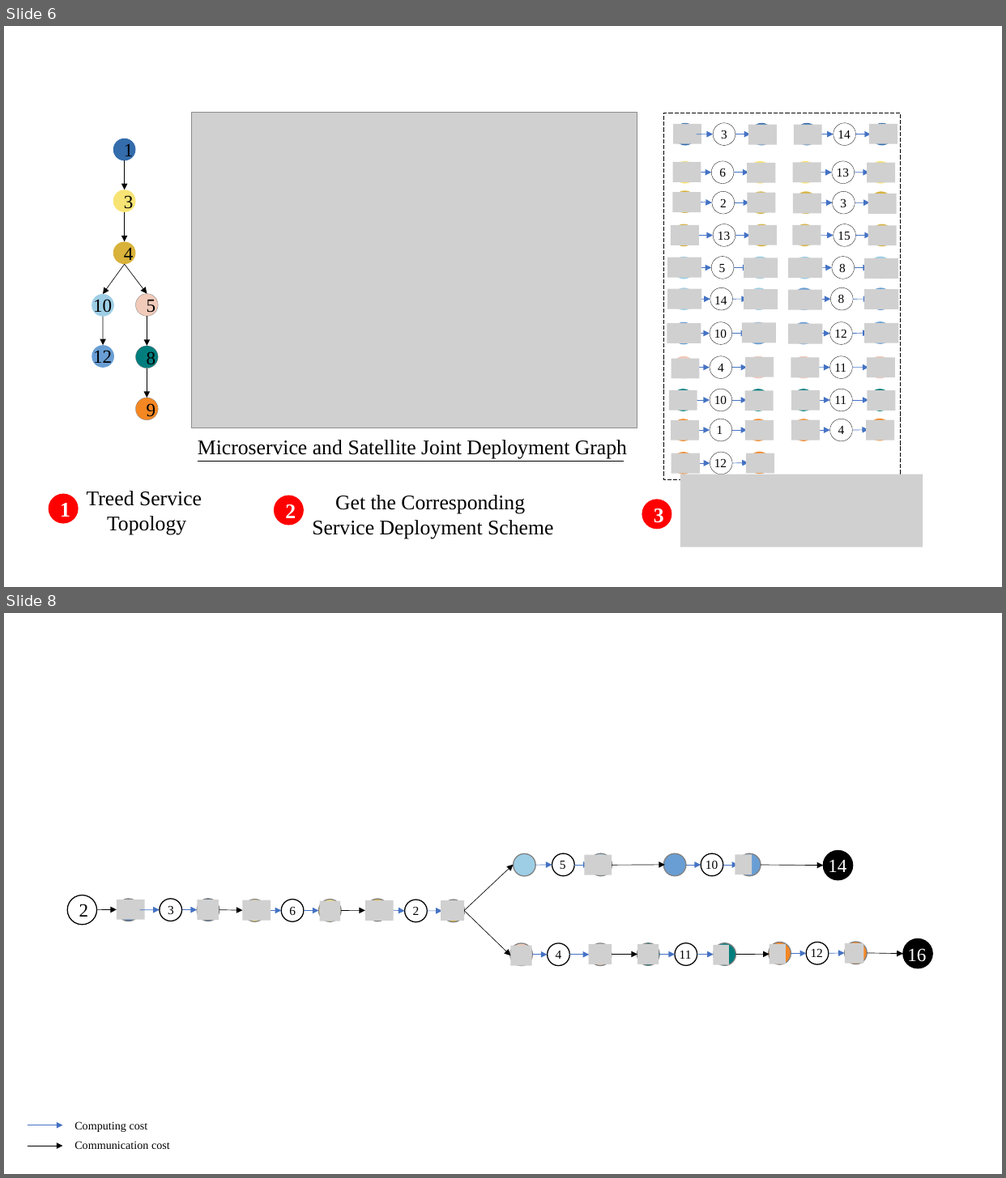
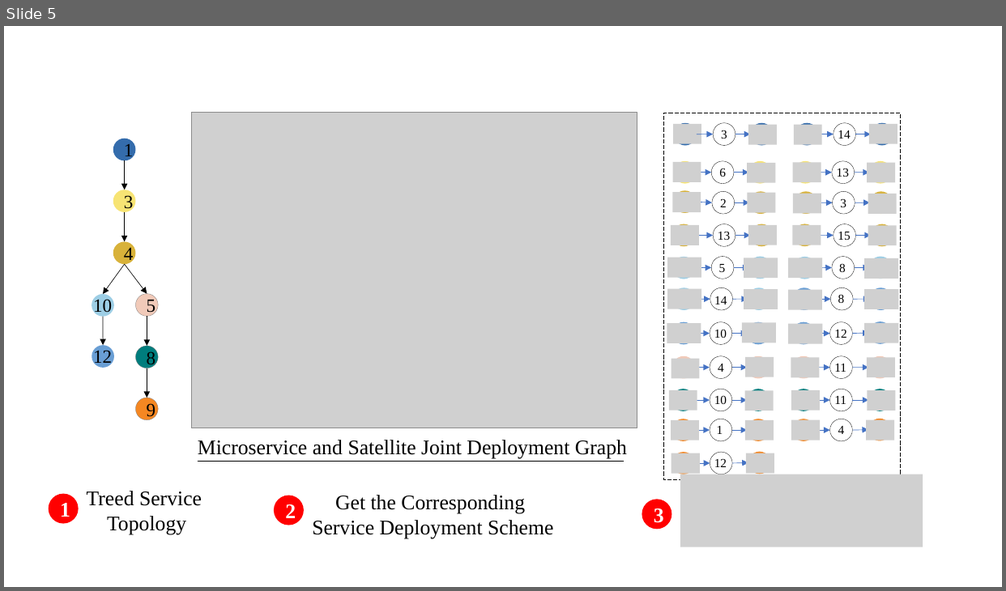
Before and after one commit to hongan-yuan/paint_repo, a slide deck: paper_ppt/SatelliteMicro_Sub.pptx. Shown one above the other, each under a label of ours: slides 6 and 8 before the commit, slide 5 after it; the slides between them are not shown. The pictures are 1006x1178 and 1006x591 pixels, drawn with LibreOffice and Linux fonts; fonts in the diff are those of the drawing; grey boxes stand for pictures; background and template pictures are left out. Boxes give left, top, right and bottom in pixels: in the first picture for what was removed or moved away, otherwise in the second. Text is boxed around its words. In the diff, an @@ line names an element or a change of style, - is before the commit and + after.

```diff
--- a/paper_ppt/SatelliteMicro_Sub.pptx
+++ b/paper_ppt/SatelliteMicro_Sub.pptx
@@ slide 8 removed at (x1=4, y1=613, x2=1002, y2=1174), background #FFFFFF @@
@@ group removed at (x1=68, y1=851, x2=932, y2=969): 27 ellipses, 26 arrows, 14 pictures, 10 texts @@
-2
-3
-6
-2
-5
-10
-4
-11
-12
-14
-16
@@ group removed at (x1=28, y1=1122, x2=170, y2=1149): 2 arrows, 2 texts @@
-Computing cost
-Communication cost
@@ what was slide 6 is now slide 5 @@
```
Also in this commit, not shown: 1 slide added, 3 other slides removed, 2 other files.
